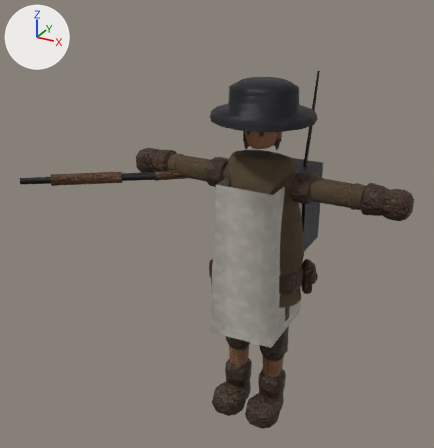
Before and after pictures for a commit that changed the glTF model csharp/Unciv.Godot/Packs/units/models/unit/Infantry.glb.
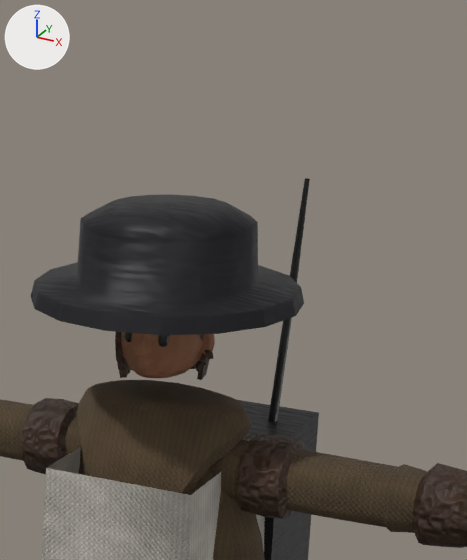
Each version appears first whole from a 50 mm lens placed at (0.562, -1.239, 1.144), pointed at (-0.108, -0.022, 0.535), and next in a close-up on the part from 46% to 88% of the width and 0% to 49% of the height. Arrows for +X, +Y and +Z are at upper left; the lights stay in place. The last two pictures show the newer version. Where no turn or scale is listed for an object, it has been applied to the vertices. Vertices at exactly the same position are counted once.

In view in the first close-up: 'Warrior'.
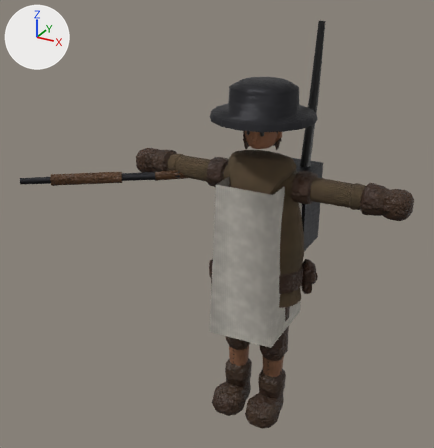
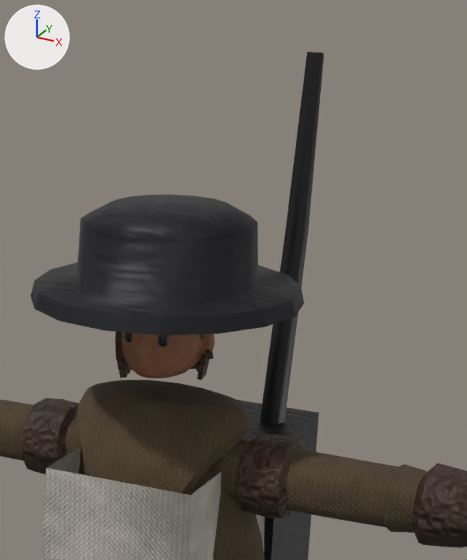
Boxes (x1, y1, x2, y2) around the edits, measured in the close-ups (467 x 560 px; the box of a moved part takes in the faces that stretch with it):
'Warrior', reshaped: before (0, 178, 467, 560); after (0, 52, 467, 560)
part 1 of me_mesh_skinned, moved or reshaped: before (268, 178, 310, 422); after (260, 52, 324, 425)

Patch to the scene script:
```diff
--- a/csharp/Unciv.Godot/Packs/units/models/unit/Infantry.glb.py
+++ b/csharp/Unciv.Godot/Packs/units/models/unit/Infantry.glb.py
@@ me_mesh_skinned @@
 # used by ob_warrior; location = (0.0, 0.0, -0.015)
-me_mesh_skinned.from_pydata(...)  # 2516 vertices, 4677 faces; spans x -0.353..0.353, y -0.124..0.206, z 0.015..0.914
-me_mesh_skinned.vertices[2499].co = (0.054, 0.157, 0.66)
-me_mesh_skinned.vertices[2500].co = (0.058, 0.177, 0.823)
-me_mesh_skinned.vertices[2501].co = (0.051, 0.162, 0.66)
-me_mesh_skinned.vertices[2502].co = (0.061, 0.173, 0.824)  # pixel (298, 273)
-me_mesh_skinned.vertices[2503].co = (0.054, 0.176, 0.824)
-me_mesh_skinned.vertices[2504].co = (0.045, 0.16, 0.66)
-me_mesh_skinned.vertices[2505].co = (0.054, 0.171, 0.824)  # pixel (290, 273)
-me_mesh_skinned.vertices[2506].co = (0.045, 0.154, 0.661)
-me_mesh_skinned.vertices[2507].co = (0.058, 0.169, 0.824)  # pixel (294, 273)
-me_mesh_skinned.vertices[2508].co = (0.051, 0.152, 0.661)
-me_mesh_skinned.vertices[2509].co = (0.062, 0.184, 0.913)  # pixel (308, 178)
-me_mesh_skinned.vertices[2510].co = (0.064, 0.182, 0.914)  # pixel (309, 178)
-me_mesh_skinned.vertices[2511].co = (0.059, 0.183, 0.914)  # pixel (305, 178)
-me_mesh_skinned.vertices[2512].co = (0.059, 0.18, 0.914)  # pixel (304, 178)
-me_mesh_skinned.vertices[2513].co = (0.062, 0.179, 0.914)  # pixel (307, 178)
-me_mesh_skinned.vertices[2514].co = (0.061, 0.182, 0.914)  # pixel (307, 178)
+me_mesh_skinned.from_pydata(...)  # 2516 vertices, 4677 faces; spans x -0.353..0.353, y -0.124..0.206, z 0.015..1.029
+# me_mesh_skinned part 1
+me_mesh_skinned.vertices[2499].co = (0.062, 0.157, 0.66)
+me_mesh_skinned.vertices[2500].co = (0.061, 0.184, 0.864)
+me_mesh_skinned.vertices[2501].co = (0.053, 0.169, 0.659)
+me_mesh_skinned.vertices[2502].co = (0.069, 0.173, 0.864)  # pixel (308, 232)
+me_mesh_skinned.vertices[2503].co = (0.048, 0.18, 0.865)
+me_mesh_skinned.vertices[2504].co = (0.038, 0.165, 0.66)
+me_mesh_skinned.vertices[2505].co = (0.048, 0.167, 0.865)  # pixel (285, 230)
+me_mesh_skinned.vertices[2506].co = (0.038, 0.149, 0.661)
+me_mesh_skinned.vertices[2507].co = (0.061, 0.163, 0.865)  # pixel (296, 232)
+me_mesh_skinned.vertices[2508].co = (0.053, 0.145, 0.661)
+me_mesh_skinned.vertices[2509].co = (0.064, 0.189, 1.028)  # pixel (321, 52)
+me_mesh_skinned.vertices[2510].co = (0.069, 0.182, 1.028)  # pixel (324, 53)
+me_mesh_skinned.vertices[2511].co = (0.055, 0.186, 1.028)  # pixel (310, 51)
+me_mesh_skinned.vertices[2512].co = (0.055, 0.177, 1.029)  # pixel (307, 52)
+me_mesh_skinned.vertices[2513].co = (0.064, 0.174, 1.028)  # pixel (315, 52)
+me_mesh_skinned.vertices[2514].co = (0.061, 0.182, 1.028)  # pixel (315, 52)
 me_mesh_skinned.materials.append(mat_wool)
```
